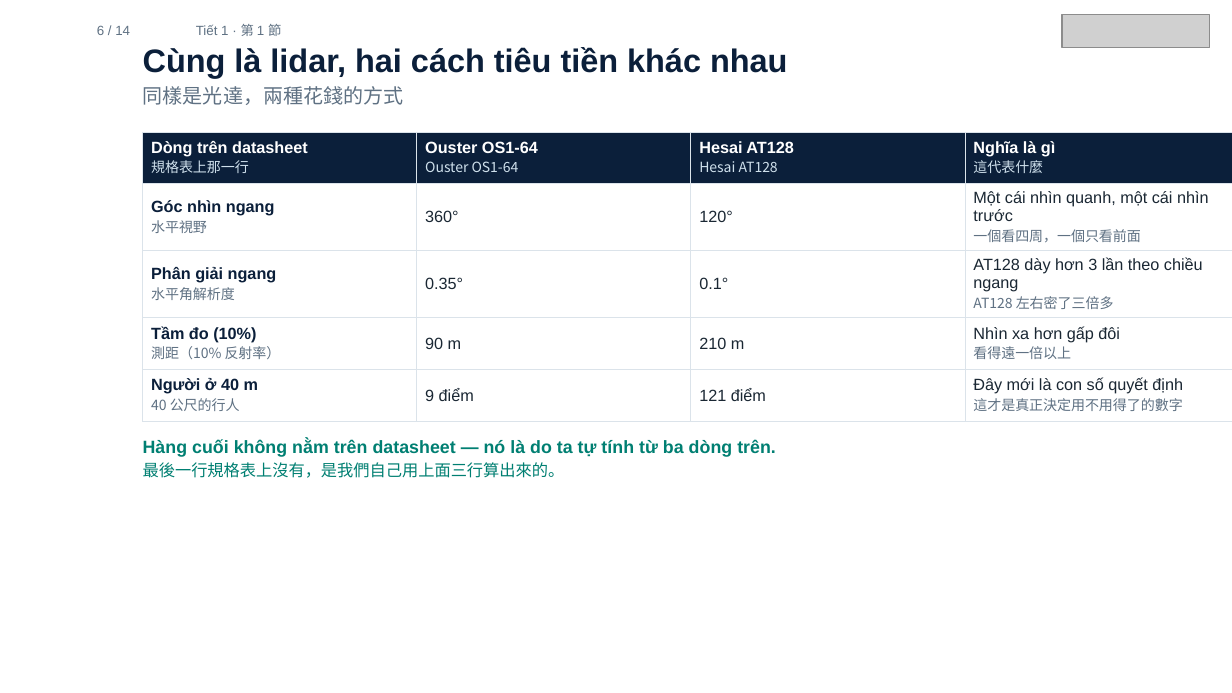
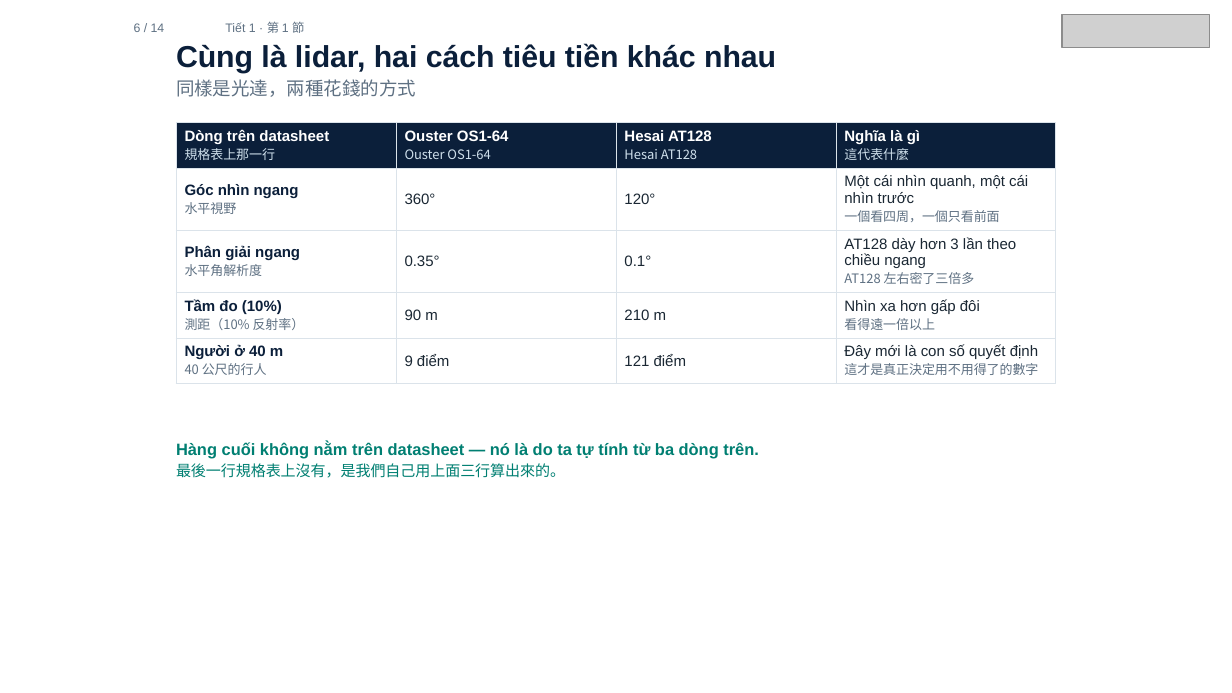
Before and after one commit to ch-neural/MITUST-Principles-of-Self-Driving-Cars, a slide deck: slide 6 of 第五週(10-08)/第五週_第1節_簡報.pptx. Drawn at 1232x693 pixels with LibreOffice and Linux fonts; fonts in the diff are those of the drawing; grey boxes stand for pictures. Boxes give left, top, right and bottom in pixels: in the first picture for what was removed or moved away, otherwise in the second. Text is boxed around its words. In the diff, an @@ line names an element or a change of style, - is before the commit and + after.

```diff
--- a/第五週(10-08)/第五週_第1節_簡報.pptx
+++ b/第五週(10-08)/第五週_第1節_簡報.pptx
@@ text "6 / 14" at box(134, 23, 165, 32): size 7.8 to 7.2 pt @@
@@ text "6 / 14": place and size @@
-text "6 / 14" at box(97, 25, 130, 35)
+text "6 / 14" at box(134, 23, 165, 32)
@@ text "Tiết 1 · 第 1 ...": place and size @@
-text "Tiết 1 · 第 1 ..." at box(196, 24, 281, 36)
+text "Tiết 1 · 第 1 ..." at box(225, 21, 304, 33)
@@ text "Tiết 1 · 第 1 ..." at box(225, 21, 304, 33): size 7.8 to 7.2 pt @@
@@ text "Cùng là lidar, hai cách ...": place and size @@
-text "Cùng là lidar, hai cách ..." at box(143, 47, 787, 105)
+text "Cùng là lidar, hai cách ..." at box(176, 43, 776, 97)
@@ text "Cùng là lidar, hai cách ..." at box(176, 43, 776, 97): size 19 to 17.7 pt in "Cùng là lidar, hai cách tiêu tiền ..."; size 11.7 to 10.8 pt in "同樣是光達，兩種花錢的方式" @@
@@ table at box(176, 123, 1058, 379) @@
@@ size 9.5 to 8.8 pt in "Dòng trên datasheet", "Ouster OS1-64", "Hesai AT128", "Nghĩa là gì" and 16 more places @@
@@ size 8.2 to 7.6 pt in "規格表上那一行", "Ouster OS1-64", "Hesai AT128", "這代表什麼" and 8 more places @@
@@ table: place and size @@
-table at box(143, 132, 1232, 415)
+table at box(176, 123, 1058, 379)
@@ text "Hàng cuối không nằm trên ...": place and size @@
-text "Hàng cuối không nằm trên ..." at box(143, 439, 776, 478)
+text "Hàng cuối không nằm trên ..." at box(176, 441, 759, 478)
@@ text "Hàng cuối không nằm trên ..." at box(176, 441, 759, 478): size 10.4 to 9.6 pt in "Hàng cuối không nằm trên datasheet — ..."; size 9.5 to 8.8 pt in "最後一行規格表上沒有，是我們自己用上面三行算出來的。" @@
```
Also in this commit, not shown: 1 other slide changed, 5 other files.
